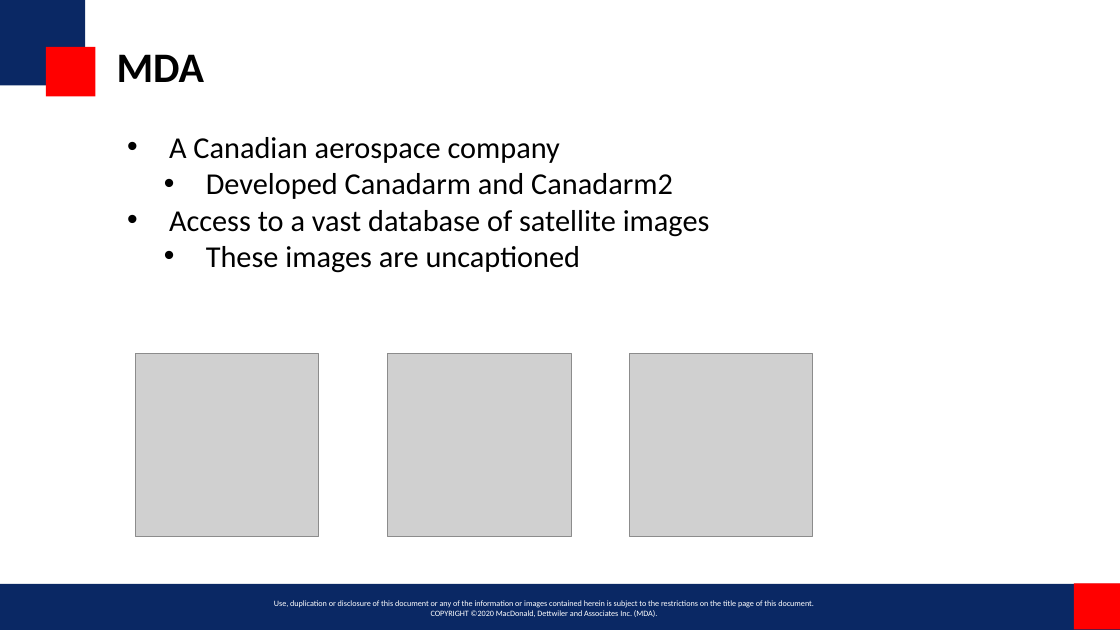
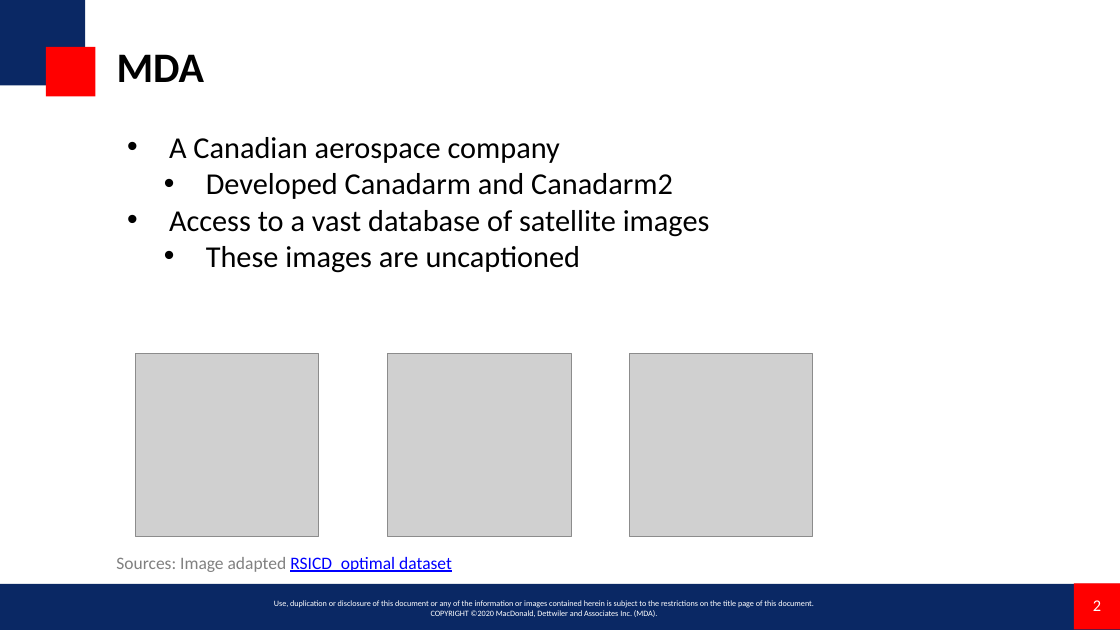
Before and after one commit to miketianchen/MDA_image_captioning, a slide deck: slide 2 of docs/final_presentation.pptx. Drawn at 1120x630 pixels with LibreOffice and Linux fonts; fonts in the diff are those of the drawing; grey boxes stand for pictures; background and template pictures are left out. Boxes give left, top, right and bottom in pixels: in the first picture for what was removed or moved away, otherwise in the second. Text is boxed around its words. In the diff, an @@ line names an element or a change of style, - is before the commit and + after.

```diff
--- a/docs/final_presentation.pptx
+++ b/docs/final_presentation.pptx
@@ text added at bbox=[116, 557, 452, 572], 15 pt, text #808080 @@
+Sources: Image adapted RSICD_optimal dataset
@@ page number added at bbox=[1093, 600, 1101, 611], 14 pt, text #FFFFFF @@
+2
```
Also in this commit, not shown: 25 other slides changed, 1 slide added.
